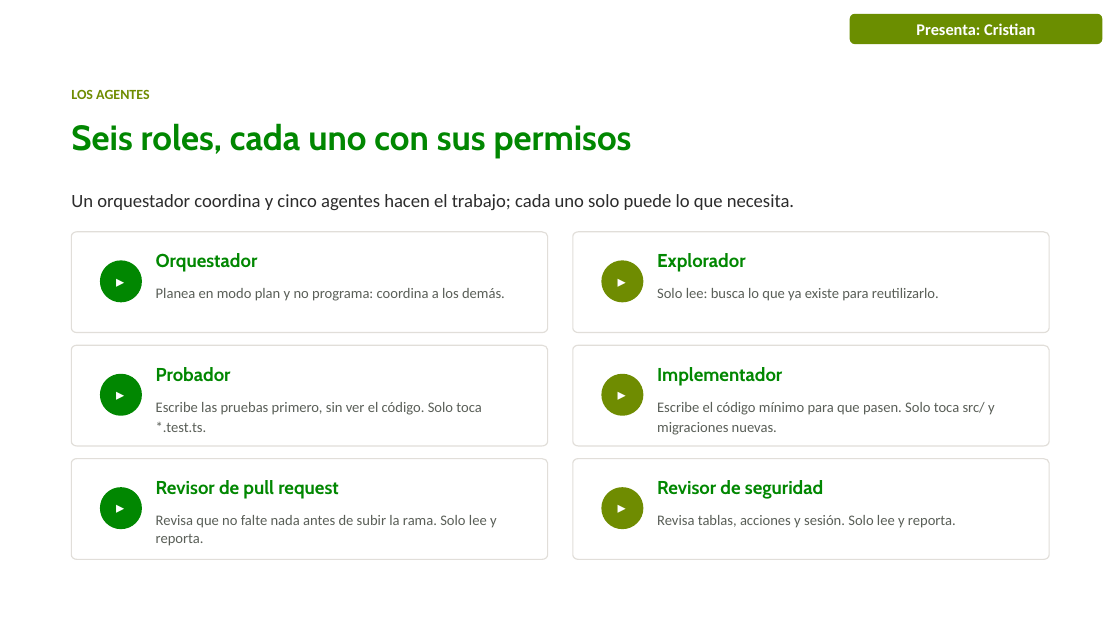
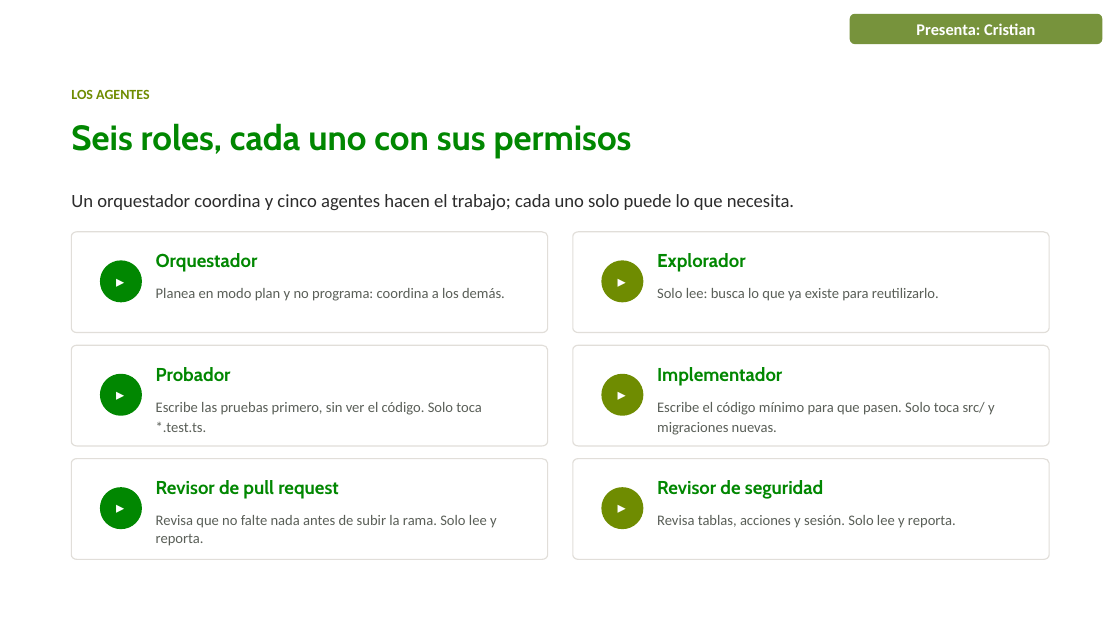
Before and after one commit to juandadevp/cuentasclaras, a slide deck: slide 9 of docs/Exposicion_Cuentas_Claras_con_responsables.pptx. Drawn at 1120x630 pixels with LibreOffice and Linux fonts; fonts in the diff are those of the drawing; background and template pictures are left out. Boxes give left, top, right and bottom in pixels: in the first picture for what was removed or moved away, otherwise in the second. Text is boxed around its words. In the diff, an @@ line names an element or a change of style, - is before the commit and + after.

```diff
--- a/docs/Exposicion_Cuentas_Claras_con_responsables.pptx
+++ b/docs/Exposicion_Cuentas_Claras_con_responsables.pptx
@@ rounded rectangle "Presenta: Cristian" at (x1=850, y1=13, x2=1103, y2=44): fill #6B8E00 to #77933C @@
```
Also in this commit, not shown: 12 other slides changed, 1 slide removed, 1 other file.
